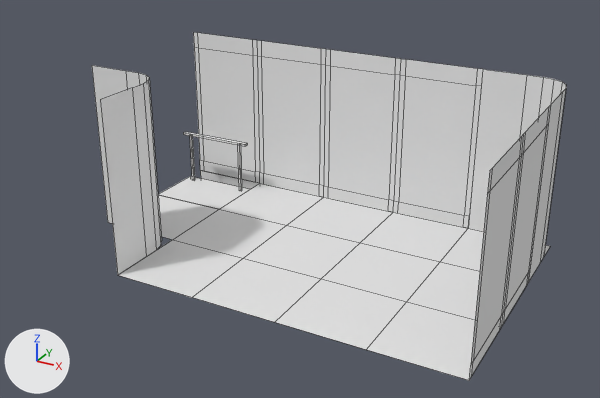
Two versions of the FBX model ArtSource/level/corridor_1to2_01.fbx, one commit apart.
Before and after are seen from a camera (50 mm lens) standing at (13.27, -16.18, 8.88) and looking at (5.05, -1.22, 1.4). The axes (+X, +Y, +Z) are drawn at lower left. The lights are the same throughout. Mesh edges are drawn as thin lines. Materials are left out; every surface is plain grey. Where no turn or scale is listed for an object, it has been applied to the vertices.
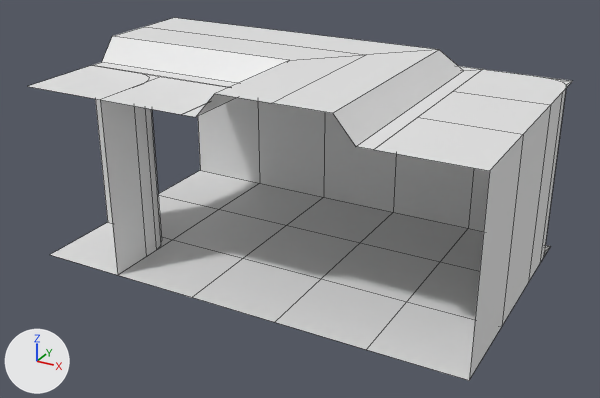
The change, as a list of edits to the scene's bpy script:
```text
Change me_plane_002:
    where me_plane_002.from_pydata(...)  # 4 vertices, 1 face; spans x -1.0..1.0, y -1.0..1.0, z 0.0
    used by ob_plane_1732; parent = ob_plane_1719; location = (8.0, 2.0, 0.0)
    me_plane_002 part 1
    me_plane_002.vertices[0].co: (-1.0, -1.0, 0.0) -> (-1.0, 1.0, 0.0)  # pixel (107, 222) -> pixel (157, 194)
    me_plane_002.vertices[1].co: (1.0, -1.0, 0.0) -> (-1.0, -1.0, 0.0)  # pixel (172, 239) -> pixel (107, 222)
    me_plane_002.vertices[2].co: (-1.0, 1.0, 0.0) -> (1.0, 1.0, 0.0)  # pixel (157, 194) -> pixel (219, 209)
    me_plane_002.vertices[3].co: (1.0, 1.0, 0.0) -> (1.0, -1.0, 0.0)  # pixel (219, 209) -> pixel (172, 239)
Change me_plane_055:
    used by ob_plane_1723; parent = ob_plane_1719; location = (2.0, 3.0, 1.0); rotation_euler = (1.571, 1.571, 0.0), in degrees (90, 90, 0)
    remove me_plane_055.from_pydata(...)  # 16 vertices, 9 faces; spans x -3.0..1.0, y -1.0..1.0, z 0.0
    add me_plane_055.from_pydata(...)  # 4 vertices, 1 face; spans x -3.0..1.0, y -1.0..1.0, z 0.0
    me_plane_055 part 2
    12 vertices are removed from x -3.0..1.0, y -1.0..1.0, z 0.0
    9 faces are deleted
    1 new face joins them
Change me_plane_059:
    where me_plane_059.from_pydata(...)  # 18 vertices, 8 faces; spans x -1.0..1.0, y -1.0..1.0, z 0.0..4.0
    verts and faces of me_plane_059; kept vertices keep their numbers, new ones are numbered from 18
    me_plane_059 part 3
    add verts[18] = (1.0, 1.0, 4.0)  # pixel (572, 80)
    add faces += [(8, 10, 18), (11, 12, 18), (10, 11, 18), (9, 18, 12)]
Add me_plane_015:
    me_plane_015.from_pydata([(2.0, -2.0, 0.0), (5.21, 1.21, 0.53), (2.34, -1.66, 0.0), (2.79, -1.21, 0.53), (-2.0, 2.0, 0.0), (-2.0, -2.0, 0.0), (-2.0, 1.21, 0.53), (-2.0, 1.66, 0.0), (-2.0, -1.66, 0.0), (-2.0, -1.21, 0.53), (-2.0, 0.0, 0.53), (6.0, -4.0, 0.0), (2.0, -4.0, 0.0), (5.21, -4.0, 0.53), (5.66, -4.0, 0.0), (2.34, -4.0, 0.0), (2.79, -4.0, 0.53), (4.0, -4.0, 0.53), (2.0, -2.0, 0.0), (5.66, 1.66, 0.0), (4.0, 0.0, 0.53), (6.0, 2.0, 0.0)], [], [(1, 20, 10, 6), (21, 19, 7, 4), (2, 8, 9, 3), (1, 6, 7, 19), (2, 0, 5, 8), (20, 3, 9, 10), (13, 17, 20, 1), (11, 14, 19, 21), (15, 2, 3, 16), (13, 1, 19, 14), (15, 12, 18, 2), (17, 16, 3, 20)])
Remove ob_plane_1703:
    ob_plane_1703 = bpy.data.objects.new('Plane.1703', me_plane_004)
Add ob_plane_4984:
    ob_plane_4984 = bpy.data.objects.new('Plane.4984', me_plane_002)
    ob_plane_4984.location = (1.0, -3.0, 0.0)
Add ob_plane_4981:
    ob_plane_4981 = bpy.data.objects.new('Plane.4981', me_plane_002)
    ob_plane_4981.location = (9.0, -3.0, 4.0)
    ob_plane_4981.rotation_euler = (3.142, 0.0, -1.571)  # degrees (180, 0, -90)
Add ob_plane_4983:
    ob_plane_4983 = bpy.data.objects.new('Plane.4983', me_plane_002)
    ob_plane_4983.location = (9.0, 1.0, 4.0)
    ob_plane_4983.rotation_euler = (3.142, 0.0, -1.571)  # degrees (180, 0, -90)
Add ob_plane_4982:
    ob_plane_4982 = bpy.data.objects.new('Plane.4982', me_plane_002)
    ob_plane_4982.location = (9.0, -1.0, 4.0)
    ob_plane_4982.rotation_euler = (3.142, 0.0, -1.571)  # degrees (180, 0, -90)
Add ob_plane_4977:
    ob_plane_4977 = bpy.data.objects.new('Plane.4977', me_plane_002)
    ob_plane_4977.location = (1.0, 1.0, 0.0)
Add ob_plane_4980:
    ob_plane_4980 = bpy.data.objects.new('Plane.4980', me_plane_002)
    ob_plane_4980.location = (3.0, -3.0, 4.0)
    ob_plane_4980.rotation_euler = (3.142, 0.0, -1.571)  # degrees (180, 0, -90)
Add ob_plane_4978:
    ob_plane_4978 = bpy.data.objects.new('Plane.4978', me_plane_015)
    ob_plane_4978.location = (2.0, 0.0, 4.0)
Add ob_plane_4979:
    ob_plane_4979 = bpy.data.objects.new('Plane.4979', me_plane_002)
    ob_plane_4979.location = (1.0, -3.0, 4.0)
    ob_plane_4979.rotation_euler = (3.142, 0.0, -1.571)  # degrees (180, 0, -90)
```

Location of each change, (x1, y1, x2, y2) in pixels of the pictures (600 x 398 px; the box of a moved part takes in the faces that stretch with it):
'Plane.4978', added: after (93, 18, 482, 150)
'Plane.1731', reshaped: before (393, 59, 483, 228); after (393, 154, 474, 228)
'Plane.1724', reshaped: before (324, 49, 401, 212); after (324, 112, 396, 212)
'Plane.1723', reshaped: before (257, 40, 326, 197); after (258, 101, 325, 197)
'Plane.1706', reshaped: before (193, 32, 260, 183); after (198, 97, 260, 183)
'Plane.1721', reshaped (6% wider): before (469, 69, 566, 283); after (469, 77, 572, 283)
'Plane.4981', added: after (374, 118, 523, 171)
'Plane.4982', added: after (418, 91, 550, 134)
'Plane.4980', added: after (101, 76, 228, 114)
'Plane.1703', deleted: before (158, 132, 259, 209)
'Plane.4983', added: after (454, 69, 566, 105)
'Plane.4979', added: after (28, 65, 161, 100)
'Plane.4977', added: after (158, 170, 259, 209)
'Plane.4984', added: after (51, 223, 172, 275)
part 1 of me_plane_002, moved or reshaped: before (119, 183, 550, 380); after (28, 65, 566, 380)
part 2 of me_plane_055, cut back: before (193, 32, 550, 379); after (198, 97, 550, 379)
part 3 of me_plane_059, added: after (546, 77, 572, 88)
